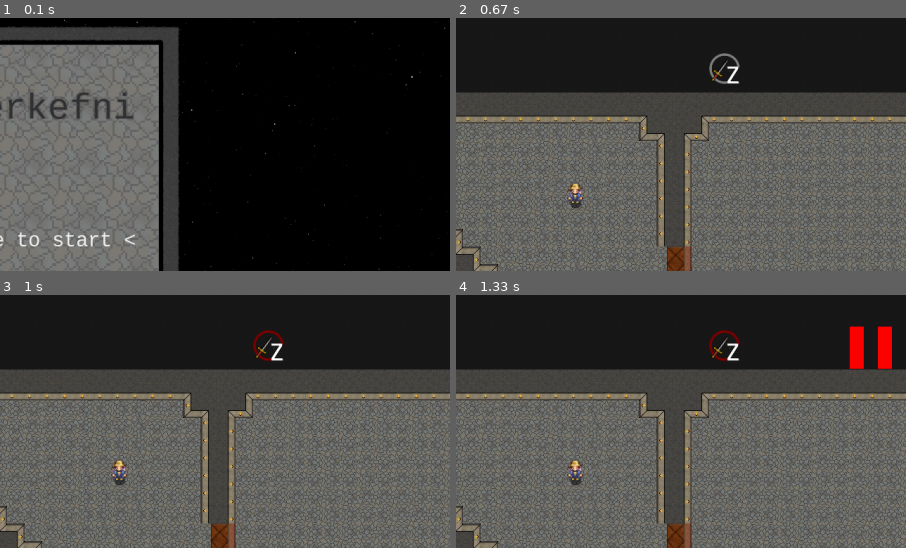
Above: before the commit, frames 1-4 (two rows, left to right).
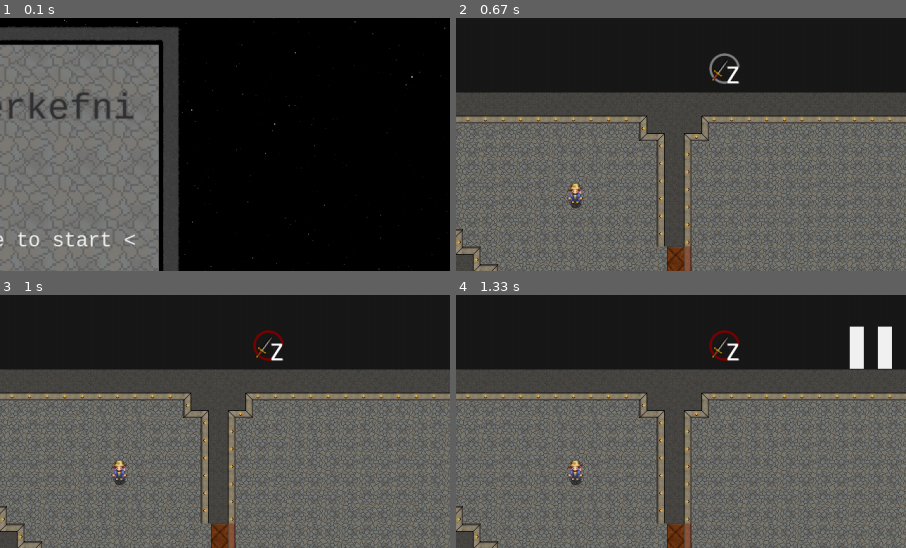
Above: after the commit, the same moments.

Repository: GudniNatan/Leikjaforritun-lokaverkefni-haust-2016
Game: pygame game, started from Lokaverkefni.py
Two runs of this game, one before a commit and one after it. Both use one fixed random seed, a clock stepped at 60 frames per second and the inputs below. The source is Python 2; it was converted automatically to run under Python 3.
Inputs:
- Up to frame 1 (0.1 s): no input
- Up to frame 2 (0.67 s): tap Space at 0.33 s
- Up to frame 3 (1 s): tap Z at 0.67 s
- Up to frame 4 (1.33 s): tap P at 1 s
The pictures show only the part of the screen within x 50-100%, y 0-50%; the shares and areas given below are measured in that part.

Frames 1-3 are identical in both runs. In frame 4, 1.1% of the frame differs, in the area x 87-97%, y 12-30%.

Commit message:
Laga villu ef það vantar hljóðkort

Diff:
--- a/Lokaverkefni.py
+++ b/Lokaverkefni.py
@@ -17,7 +17,12 @@
     charset = pygame.image.load(os.path.join('images', 'charset.png')).convert_alpha()
     gridImage = pygame.image.load(os.path.join('images', 'grid 16x16 transculent.png')).convert_alpha()
     gridImage = pygame.transform.scale(gridImage, (gridImage.get_rect().w * 24 / 16, gridImage.get_rect().h * 24 / 16))
-    pygame.mixer.init()
+    try:
+        pygame.mixer.init()
+    except Exception:
+        print("No soundcard detected; attempring to run anyway.")
+        print("Please note that you may run into glitches and crashes while in this mode.")
+
     manager = SceneMananger()
     pygame.time.set_timer(pathfindingEvent, 500)
     pygame.time.set_timer(animationEvent, 1000 / 24)
--- a/Scenes.py
+++ b/Scenes.py
@@ -163,8 +163,8 @@
         if self.paused:
             line_rect1 = pygame.Rect(screen.get_rect().w / 32 * 31, screen.get_rect().h / 16, screen.get_rect().w / 64, screen.get_rect().w / 64 * 3)
             line_rect2 = pygame.Rect(screen.get_rect().w / 32 * 30, screen.get_rect().h / 16, screen.get_rect().w / 64, screen.get_rect().w / 64 * 3)
-            pygame.draw.rect(screen, RED, line_rect1)
-            pygame.draw.rect(screen, RED, line_rect2)
+            pygame.draw.rect(screen, WHITE, line_rect1)
+            pygame.draw.rect(screen, WHITE, line_rect2)
         screen.blit(self.swordsprite.image, (0,0))
         screen.blit(self.sword_icon.subsurface(pygame.Rect(0, 0, 44, 44)), (1000, 50))
 
@@ -404,10 +404,11 @@
         self.logo_sprite = SimpleRectSprite(pygame.Rect(425, 325, 400, 400), self.logo, True)
         self.font = pygame.font.SysFont('Consolas', 56)
         self.sfont = pygame.font.SysFont('Consolas', 32)
-        self.mixer = pygame.mixer.Channel(0)
-        self.mixer.set_volume(0.8)
-        self.music = pygame.mixer.Sound(os.path.join('sounds', 'abba lite.ogg'))
-        self.mixer.play(self.music)
+        if pygame.mixer.get_init():
+            self.mixer = pygame.mixer.Channel(0)
+            self.mixer.set_volume(0.8)
+            self.music = pygame.mixer.Sound(os.path.join('sounds', 'abba lite.ogg'))
+            self.mixer.play(self.music)
         self.color = [50, 50, 50]
         self.colorLevel = [True, True, True]
         self.textCoord = 300
@@ -431,7 +432,8 @@
             if event.type == pygame.QUIT or (event.type == KEYDOWN and event.key == K_ESCAPE):
                 pygame.event.post(pygame.event.Event(QUIT))
             if event.type == KEYDOWN and event.key == K_SPACE:
-                self.mixer.fadeout(500)
+                if pygame.mixer.get_init():
+                    self.mixer.fadeout(500)
                 self.manager.go_to(GameScene(0))
             if event.type == animationEvent:
                 for i in range(3):
@@ -499,11 +501,12 @@
         font = pygame.font.SysFont('Consolas', 56)
         small_font = pygame.font.SysFont('Consolas', 32)
         self.text = font.render('Game Over', True, WHITE)
-        self.text2 = small_font.render('Press space to try again.', True, WHITE)
-        self.mixer = pygame.mixer.Channel(0)
-        self.mixer.set_volume(0.5)
-        self.music = pygame.mixer.Sound(os.path.join('sounds', 'tengsli 1.1 loop.ogg'))
-        self.mixer.play(self.music, -1,)
+        if pygame.mixer.get_init():
+            self.text2 = small_font.render('Press space to try again.', True, WHITE)
+            self.mixer = pygame.mixer.Channel(0)
+            self.mixer.set_volume(0.5)
+            self.music = pygame.mixer.Sound(os.path.join('sounds', 'tengsli 1.1 loop.ogg'))
+            self.mixer.play(self.music, -1,)
 
     def render(self, screen):
         screen.fill(BLACK)
@@ -518,5 +521,6 @@
             if event.type == pygame.QUIT:
                 pygame.event.post(pygame.event.Event(QUIT))
             if event.type == KEYDOWN and (event.key == K_SPACE or event.key == K_ESCAPE):
-                self.mixer.fadeout(500)
+                if pygame.mixer.get_init():
+                    self.mixer.fadeout(500)
                 self.manager.go_to(TitleScene())
